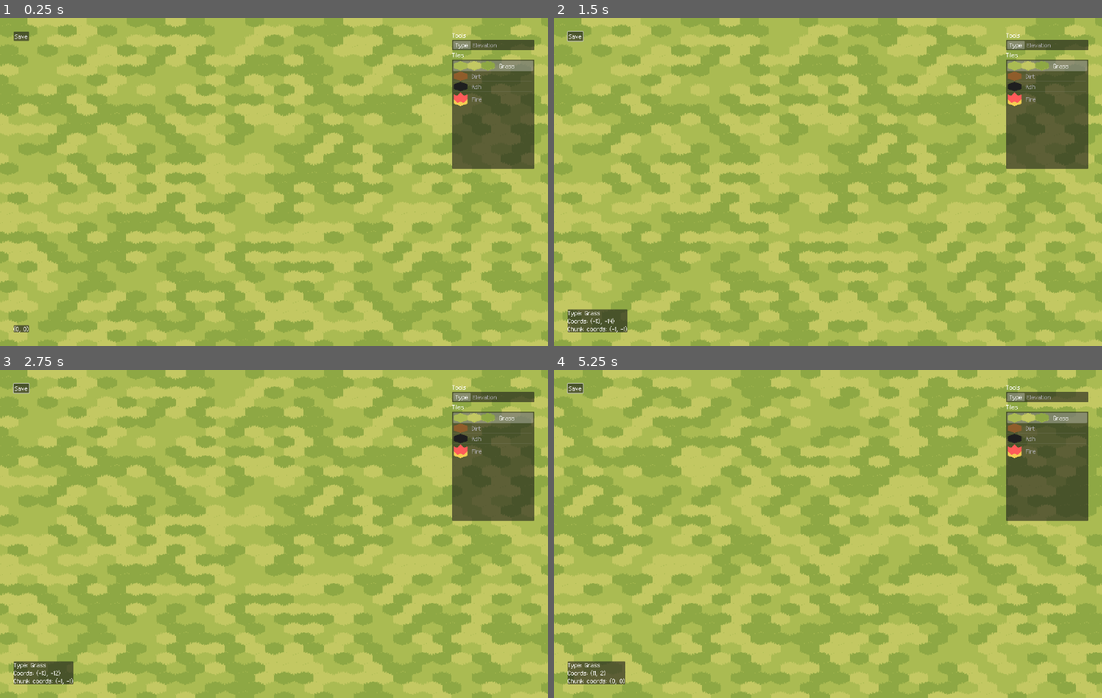
Above: before the commit, frames 1-4 (two rows, left to right).
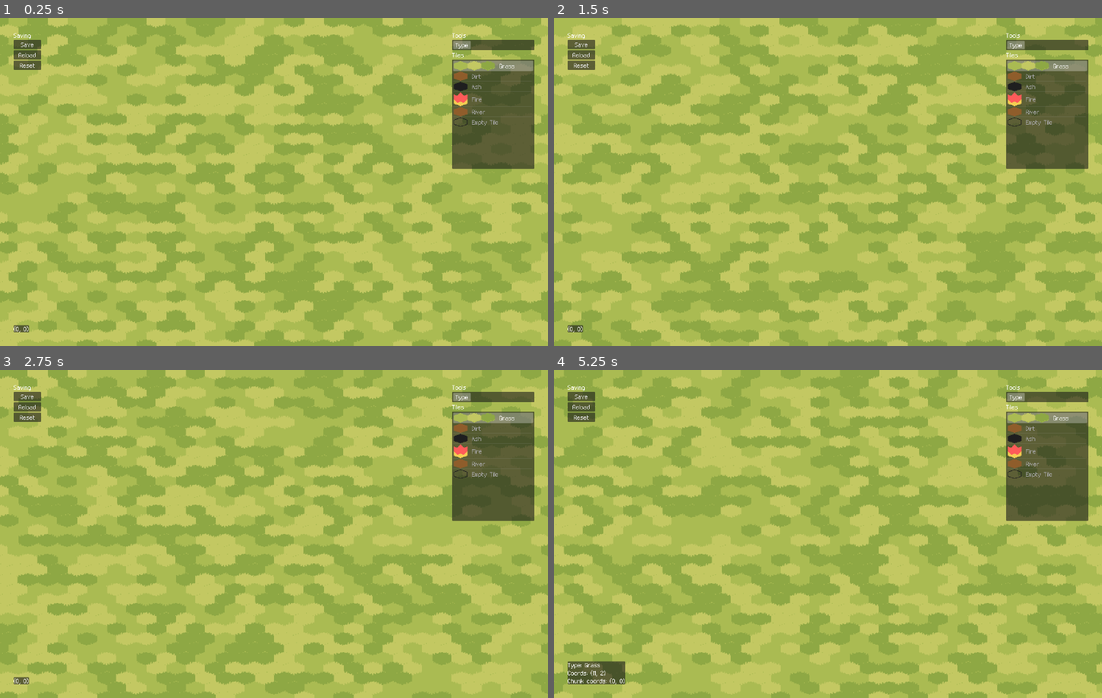
Above: after the commit, the same moments.

Repository: team-fow/riviver
Game: Godot game, scene res://scenes/game/game.tscn
Two runs of this game, one before a commit and one after it. Both use one fixed random seed, a clock stepped at 60 frames per second and the inputs below.
Inputs (mouse positions are in pixels of both pictures, inside the frame that each line leads up to):
- Up to frame 1 (0.25 s): no input
- Up to frame 2 (1.5 s): click "Save" at 0.5 s; click (581, 54) at 1.25 s, where only the run after the commit has a clickable "Reload"
- Up to frame 3 (2.75 s): click (27, 415) at 2 s, where only the run after the commit has a clickable "Reset"
- Up to frame 4 (5.25 s): move the mouse to (948, 517) at 2.77 s; press the mouse at (948, 517) at 2.78 s; hold D (move_right) 2.78-3.5 s; right-click (948, 517) at 3.05 s; release the mouse at (948, 517) at 3.5 s; drag from (718, 550) to (800, 599) at 3.52 s; move the mouse to (882, 461) at 4.27 s; press the mouse at (882, 461) at 4.28 s; hold D (move_right) 4.28-5 s; right-click (882, 461) at 4.55 s; release the mouse at (882, 461) at 5 s; drag from (800, 599) to (663, 484) at 5.02 s

The runs differ from the first frame. In frame 1, 58% of the frame differs, in the area x 0-100%, y 0-100%; in frame 2, 61%; in frame 3, 57%; in frame 4, 60%.

Commit message:
player object w/ material storage + river object w/ fish & cleanliness storage + tileinfo & behavior improvements + added spritesheet resource + yeag

Diff:
--- /dev/null
+++ b/assets/grime_gradient.tres
@@ -0,0 +1,4 @@
+[gd_resource type="Gradient" format=3 uid="uid://dx38tky1a0fkp"]
+
+[resource]
+colors = PackedColorArray(1, 1, 1, 1, 0.198155, 0.547371, 0.354699, 1)
--- a/project.godot
+++ b/project.godot
@@ -22,6 +22,10 @@
 
 window/size/viewport_width=2000
 window/size/viewport_height=1200
+
+[editor_plugins]
+
+enabled=PackedStringArray("res://addons/custom/plugin.cfg")
 
 [gui]
 
--- /dev/null
+++ b/resources/sprite_sheet/sprite_sheet.gd
@@ -0,0 +1,44 @@
+class_name SpriteSheet
+extends Resource
+
+enum Picking {
+	NONE, ## Uses the first (top-leftmost) sprite.
+	RANDOMIZE, ## Uses a random sprite.
+	ANIMATE, ## Uses the sprites as frames of an animation. (currently unimplemented)
+}
+
+@export var texture: Texture2D = load("res://assets/tiles/default.png") ## A sheet of sprite textures. Sprites should be of equal size.
+@export var sheet_size := Vector2i.ONE ## The number of sprites on the sprite sheet in either direction.
+@export var sheet_picking: Picking ## The method by which a sprite is chosen from the sprite sheet.
+
+@export var sprite_offset: Vector2 ## Offset applied when rendering.
+var sprite_size: Vector2i ## Calculated size of individual sprites.
+
+var color: Color ## The color of the middle of the first sprite.
+
+
+## Draws a sprite on a canvas item.
+func draw(rid: RID) -> void:
+	var target_rect := Rect2(-sprite_size/2, sprite_size)
+	var src_rect := Rect2(Vector2.ZERO, sprite_size)
+
+	target_rect.position += sprite_offset
+
+	match sheet_picking:
+		Picking.RANDOMIZE:
+			src_rect.position.x = randi() % sheet_size.x * sprite_size.x
+			src_rect.position.y = randi() % sheet_size.y * sprite_size.y
+
+	RenderingServer.canvas_item_add_texture_rect_region(rid, target_rect, texture, src_rect)
+
+
+
+# virtual
+
+func _init() -> void:
+	_init_deferred.call_deferred()
+
+
+func _init_deferred() -> void:
+	sprite_size = Vector2i(texture.get_size()) / sheet_size
+	color = texture.get_image().get_pixel(12, 8)
--- /dev/null
+++ b/resources/sprite_sheet/water.tres
@@ -0,0 +1,11 @@
+[gd_resource type="Resource" script_class="SpriteSheet" load_steps=3 format=3 uid="uid://buapq1t55f7ok"]
+
+[ext_resource type="Script" path="res://resources/sprite_sheet/sprite_sheet.gd" id="1_ursfo"]
+[ext_resource type="Texture2D" uid="uid://byw01nmm6eb83" path="res://assets/tiles/water.png" id="2_xafcr"]
+
+[resource]
+script = ExtResource("1_ursfo")
+texture = ExtResource("2_xafcr")
+sheet_size = Vector2i(1, 1)
+sheet_picking = 0
+sprite_offset = Vector2(0, 0)
--- /dev/null
+++ b/resources/tile_behavior/river.gd
@@ -0,0 +1,27 @@
+extends TileBehavior
+
+const MAX_GRIME: int = 3 ## Maximum grime value.
+
+var grime: int : set = _set_grime ## Water dirtiness. Clamped from 0 to MAX_GRIME.
+
+var _water_rid: RID = RenderingServer.canvas_item_create() ## Used for rendering water.
+var _water_sprite_sheet: SpriteSheet = load("res://resources/sprite_sheet/water.tres") ## Used for drawing water.
+var _grime_gradient: Gradient = load("res://assets/grime_gradient.tres") ## Sampled when modulating water color.
+
+
+func start() -> void:
+	RenderingServer.canvas_item_set_parent(_water_rid, tile.rid)
+	_water_sprite_sheet.draw(_water_rid)
+	grime = randi_range(0, MAX_GRIME)
+	Game.river.track_tile(tile)
+
+
+func stop() -> void:
+	Game.river.untrack_tile(tile)
+	RenderingServer.free_rid(_water_rid)
+
+
+# Clamps grime between 0 and MAX_GRIME.
+func _set_grime(value: int) -> void:
+	grime = clampi(value, 0, MAX_GRIME)
+	RenderingServer.canvas_item_set_modulate(_water_rid, Color(_grime_gradient.sample(float(grime) / MAX_GRIME), 0.5))
--- a/resources/tile_behavior/tile_behavior.gd
+++ b/resources/tile_behavior/tile_behavior.gd
@@ -1,10 +1,22 @@
 class_name TileBehavior
+## Handles custom tile behavior logic.
 
-var tile: Tile
-var is_tick_queued: bool
+var tile: Tile ## The tile this behavior is attached to.
+var is_tick_queued: bool ## Whether a tick has already been queued this frame.
 
 
+## Called when attached to a tile.
+func start() -> void:
+	pass
+
+
+## Called when the tile is ticked.
 func tick() -> void:
+	pass
+
+
+## Called when the behavior is about to be unattached (i.e. the tile changes type).
+func stop() -> void:
 	pass
 
 
--- a/resources/tile_info/ash.tres
+++ b/resources/tile_info/ash.tres
@@ -1,11 +1,17 @@
-[gd_resource type="Resource" script_class="TileInfo" load_steps=3 format=3 uid="uid://2y5pvkfl8gc0"]
+[gd_resource type="Resource" script_class="TileInfo" load_steps=5 format=3 uid="uid://2y5pvkfl8gc0"]
 
 [ext_resource type="Script" path="res://resources/tile_info/tile_info.gd" id="1_m5usu"]
 [ext_resource type="Texture2D" uid="uid://3q08fe5x37rb" path="res://assets/tiles/ash.png" id="1_y64mv"]
+[ext_resource type="Script" path="res://resources/sprite_sheet/sprite_sheet.gd" id="2_nxpuy"]
+
+[sub_resource type="Resource" id="Resource_fswqg"]
+script = ExtResource("2_nxpuy")
+texture = ExtResource("1_y64mv")
+sheet_size = Vector2i(1, 1)
+sheet_picking = 0
+sprite_offset = Vector2(0, 0)
 
 [resource]
 script = ExtResource("1_m5usu")
 name = "Ash"
-sprite_sheet = ExtResource("1_y64mv")
-sprite_sheet_size = Vector2i(1, 1)
-sprite_sheet_picking = 0
+sprite_sheet = SubResource("Resource_fswqg")
--- a/resources/tile_info/dirt.tres
+++ b/resources/tile_info/dirt.tres
@@ -1,11 +1,17 @@
-[gd_resource type="Resource" script_class="TileInfo" load_steps=3 format=3 uid="uid://bfeo3tsu5bc4e"]
+[gd_resource type="Resource" script_class="TileInfo" load_steps=5 format=3 uid="uid://bfeo3tsu5bc4e"]
 
 [ext_resource type="Script" path="res://resources/tile_info/tile_info.gd" id="1_c2mqs"]
 [ext_resource type="Texture2D" uid="uid://t84usn6tv7k3" path="res://assets/tiles/dirt.png" id="1_kt865"]
+[ext_resource type="Script" path="res://resources/sprite_sheet/sprite_sheet.gd" id="2_6cx10"]
+
+[sub_resource type="Resource" id="Resource_j77qg"]
+script = ExtResource("2_6cx10")
+texture = ExtResource("1_kt865")
+sheet_size = Vector2i(1, 1)
+sheet_picking = 0
+sprite_offset = Vector2(0, 0)
 
 [resource]
 script = ExtResource("1_c2mqs")
 name = "Dirt"
-sprite_sheet = ExtResource("1_kt865")
-sprite_sheet_size = Vector2i(1, 1)
-sprite_sheet_picking = 0
+sprite_sheet = SubResource("Resource_j77qg")
--- a/resources/tile_info/fire.tres
+++ b/resources/tile_info/fire.tres
@@ -1,18 +1,23 @@
-[gd_resource type="Resource" script_class="TileInfo" load_steps=5 format=3 uid="uid://dy5wfhgthlflx"]
+[gd_resource type="Resource" script_class="TileInfo" load_steps=7 format=3 uid="uid://dy5wfhgthlflx"]
 
 [ext_resource type="Script" path="res://resources/tile_info/tile_info.gd" id="1_pqefx"]
 [ext_resource type="Texture2D" uid="uid://b5xh81m5jrn5x" path="res://assets/tiles/fire.png" id="1_u02jd"]
 [ext_resource type="Script" path="res://resources/tile_behavior/fire.gd" id="3_1h2t6"]
+[ext_resource type="Script" path="res://resources/sprite_sheet/sprite_sheet.gd" id="3_rn367"]
 
 [sub_resource type="CanvasItemMaterial" id="CanvasItemMaterial_84dcn"]
 light_mode = 1
 
+[sub_resource type="Resource" id="Resource_4xlxp"]
+script = ExtResource("3_rn367")
+texture = ExtResource("1_u02jd")
+sheet_size = Vector2i(1, 1)
+sheet_picking = 0
+sprite_offset = Vector2(0, -5)
+
 [resource]
 script = ExtResource("1_pqefx")
 name = "Fire"
-sprite_sheet = ExtResource("1_u02jd")
-sprite_sheet_size = Vector2i(1, 1)
-sprite_sheet_picking = 0
-sprite_offset = Vector2(0, -5)
+sprite_sheet = SubResource("Resource_4xlxp")
 material = SubResource("CanvasItemMaterial_84dcn")
 behavior = ExtResource("3_1h2t6")
--- a/resources/tile_info/grass.tres
+++ b/resources/tile_info/grass.tres
@@ -1,13 +1,19 @@
-[gd_resource type="Resource" script_class="TileInfo" load_steps=4 format=3 uid="uid://7ltrgveyttoc"]
+[gd_resource type="Resource" script_class="TileInfo" load_steps=6 format=3 uid="uid://7ltrgveyttoc"]
 
 [ext_resource type="Script" path="res://resources/tile_info/tile_info.gd" id="1_8tply"]
 [ext_resource type="Script" path="res://resources/tile_behavior/grass.gd" id="1_c2il1"]
 [ext_resource type="Texture2D" uid="uid://bsguveo4ri71r" path="res://assets/tiles/grass.png" id="1_lk0dv"]
+[ext_resource type="Script" path="res://resources/sprite_sheet/sprite_sheet.gd" id="3_cf2vv"]
+
+[sub_resource type="Resource" id="Resource_0p76r"]
+script = ExtResource("3_cf2vv")
+texture = ExtResource("1_lk0dv")
+sheet_size = Vector2i(3, 1)
+sheet_picking = 1
+sprite_offset = Vector2(0, 0)
 
 [resource]
 script = ExtResource("1_8tply")
 name = "Grass"
-sprite_sheet = ExtResource("1_lk0dv")
-sprite_sheet_size = Vector2i(3, 1)
-sprite_sheet_picking = 1
+sprite_sheet = SubResource("Resource_0p76r")
 behavior = ExtResource("1_c2il1")
--- /dev/null
+++ b/resources/tile_info/none.tres
@@ -0,0 +1,17 @@
+[gd_resource type="Resource" script_class="TileInfo" load_steps=5 format=3 uid="uid://cluophea63d4p"]
+
+[ext_resource type="Script" path="res://resources/tile_info/tile_info.gd" id="1_kvt88"]
+[ext_resource type="Script" path="res://resources/sprite_sheet/sprite_sheet.gd" id="2_4u8is"]
+[ext_resource type="Texture2D" uid="uid://cd626hwn2es4g" path="res://assets/tiles/default.png" id="3_dmpgh"]
+
+[sub_resource type="Resource" id="Resource_pl73q"]
+script = ExtResource("2_4u8is")
+texture = ExtResource("3_dmpgh")
+sheet_size = Vector2i(1, 1)
+sheet_picking = 0
+sprite_offset = Vector2(0, 0)
+
+[resource]
+script = ExtResource("1_kvt88")
+name = "Empty Tile"
+sprite_sheet = SubResource("Resource_pl73q")
--- /dev/null
+++ b/resources/tile_info/river.tres
@@ -0,0 +1,19 @@
+[gd_resource type="Resource" script_class="TileInfo" load_steps=6 format=3 uid="uid://d24pelxvcfeod"]
+
+[ext_resource type="Script" path="res://resources/tile_info/tile_info.gd" id="1_pe1c5"]
+[ext_resource type="Script" path="res://resources/tile_behavior/river.gd" id="1_ptfsi"]
+[ext_resource type="Script" path="res://resources/sprite_sheet/sprite_sheet.gd" id="3_36rhq"]
+[ext_resource type="Texture2D" uid="uid://t84usn6tv7k3" path="res://assets/tiles/dirt.png" id="3_cgp0n"]
+
+[sub_resource type="Resource" id="Resource_bn4uf"]
+script = ExtResource("3_36rhq")
+texture = ExtResource("3_cgp0n")
+sheet_size = Vector2i(1, 1)
+sheet_picking = 0
+sprite_offset = Vector2(0, 0)
+
+[resource]
+script = ExtResource("1_pe1c5")
+name = "River"
+sprite_sheet = SubResource("Resource_bn4uf")
+behavior = ExtResource("1_ptfsi")
--- a/resources/tile_info/tile_info.gd
+++ b/resources/tile_info/tile_info.gd
@@ -1,33 +1,7 @@
 class_name TileInfo
 extends Resource
 
-enum SpriteSheetPicking {
-	NONE, ## Uses the first (top-leftmost) sprite.
-	RANDOMIZE, ## Uses a random sprite.
-	ANIMATE, ## Uses the sprites as frames of an animation. (currently unimplemented)
-}
-
 @export var name: String ## The name of the tile.
-
-@export var sprite_sheet: Texture2D = load("res://assets/tiles/default.png") ## A sheet of textures used by the tile.
-@export var sprite_sheet_size := Vector2i.ONE ## The number of sprites on the sprite sheet in either direction.
-@export var sprite_sheet_picking: SpriteSheetPicking ## The method by which a sprite is chosen from the sprite sheet.
-@export var sprite_offset: Vector2 ## Offset applied when rendering.
-var sprite_size: Vector2i ## The size of individual tile sprites.
-var color: Color ## The color of the middle of the first sprite.
-
+@export var sprite_sheet: SpriteSheet ## Sprite sheet rendered by the tile.
 @export var material: Material ## Material applied when rendering.
-
 @export var behavior: GDScript ## Custom behavior script.
-
-
-
-# virtual
-
-func _init() -> void:
-	_init_deferred.call_deferred()
-
-
-func _init_deferred() -> void:
-	sprite_size = Vector2i(sprite_sheet.get_size()) / sprite_sheet_size
-	color = sprite_sheet.get_image().get_pixel(12, 8)
--- a/scenes/debug/editor/editor.gd
+++ b/scenes/debug/editor/editor.gd
@@ -1,12 +1,12 @@
 extends CanvasLayer
 
-enum Tool {TYPE, ELEVATION}
+enum Tool {TYPE}
 
 var tool: Tool
 var type: Tile.Type
 
-@onready var tool_list: ItemList = $Margins/VBox/Tools
-@onready var tile_list: ItemList = $Margins/VBox/Tiles
+@onready var tool_list: ItemList = $Margins/Toolbox/Tools
+@onready var tile_list: ItemList = $Margins/Toolbox/Tiles
 @onready var coords_label: Label = $Margins/Bar/Label
 
 
@@ -17,13 +17,6 @@
 		Tool.TYPE:
 			if Input.is_action_pressed("click"):
 				Game.grid.get_tile(coords).type = type
-
-		Tool.ELEVATION:
-			var tile: Tile = Game.grid.get_tile(coords)
-			if Input.is_action_pressed("click"):
-				tile.elevation += 1
-			elif Input.is_action_pressed("right_click"):
-				tile.elevation -= 1
 
 	if event is InputEventMouseMotion:
 		var chunk: GridChunk = Game.grid.get_chunk(Grid.get_chunk_coords(coords))
@@ -40,7 +33,7 @@
 
 func _ready() -> void:
 	for info: TileInfo in Library.tiles:
-		tile_list.add_item(info.name, info.sprite_sheet)
+		tile_list.add_item(info.name, info.sprite_sheet.texture)
 
 	tool_list.select(0)
 	tile_list.select(0)
@@ -52,3 +45,20 @@
 
 func _on_tool_selected(idx: int) -> void:
 	tool = idx as Tool
+
+
+
+# saving loading
+
+func _on_save_pressed() -> void:
+	Game.write()
+
+
+func _on_reload_pressed() -> void:
+	get_tree().reload_current_scene()
+
+
+func _on_reset_pressed() -> void:
+	Game.file.clear()
+	DirAccess.remove_absolute("user://save.ini")
+	get_tree().reload_current_scene()
--- a/scenes/debug/editor/editor.tscn
+++ b/scenes/debug/editor/editor.tscn
@@ -17,29 +17,28 @@
 theme_override_constants/margin_right = 50
 theme_override_constants/margin_bottom = 50
 
-[node name="VBox" type="VBoxContainer" parent="Margins"]
+[node name="Toolbox" type="VBoxContainer" parent="Margins"]
 layout_mode = 2
 size_flags_horizontal = 8
 size_flags_vertical = 0
 
-[node name="ToolsLabel" type="Label" parent="Margins/VBox"]
+[node name="ToolsLabel" type="Label" parent="Margins/Toolbox"]
 layout_mode = 2
 text = "Tools"
 
-[node name="Tools" type="ItemList" parent="Margins/VBox"]
+[node name="Tools" type="ItemList" parent="Margins/Toolbox"]
 layout_mode = 2
 theme_override_constants/h_separation = 16
 auto_height = true
-item_count = 2
+item_count = 1
 max_columns = 2
 item_0/text = "Type"
-item_1/text = "Elevation"
 
-[node name="TilesLabel" type="Label" parent="Margins/VBox"]
+[node name="TilesLabel" type="Label" parent="Margins/Toolbox"]
 layout_mode = 2
 text = "Tiles"
 
-[node name="Tiles" type="ItemList" parent="Margins/VBox"]
+[node name="Tiles" type="ItemList" parent="Margins/Toolbox"]
 custom_minimum_size = Vector2(300, 400)
 layout_mode = 2
 size_flags_horizontal = 8
@@ -47,6 +46,28 @@
 theme_override_constants/icon_margin = 16
 allow_search = false
 icon_scale = 2.0
+
+[node name="Saving" type="VBoxContainer" parent="Margins"]
+custom_minimum_size = Vector2(100, 0)
+layout_mode = 2
+size_flags_horizontal = 0
+size_flags_vertical = 0
+
+[node name="Label" type="Label" parent="Margins/Saving"]
+layout_mode = 2
+text = "Saving"
+
+[node name="Save" type="Button" parent="Margins/Saving"]
+layout_mode = 2
+text = "Save"
+
+[node name="Reload" type="Button" parent="Margins/Saving"]
+layout_mode = 2
+text = "Reload"
+
+[node name="Reset" type="Button" parent="Margins/Saving"]
+layout_mode = 2
+text = "Reset"
 
 [node name="Bar" type="PanelContainer" parent="Margins"]
 layout_mode = 2
@@ -57,6 +78,9 @@
 layout_mode = 2
 text = "(0, 0)"
 
-[connection signal="item_selected" from="Margins/VBox/Tools" to="." method="_on_tool_selected"]
-[connection signal="hidden" from="Margins/VBox/Tiles" to="Margins/VBox/Tiles" method="deselect_all"]
-[connection signal="item_selected" from="Margins/VBox/Tiles" to="." method="_on_tile_selected"]
+[connection signal="item_selected" from="Margins/Toolbox/Tools" to="." method="_on_tool_selected"]
+[connection signal="hidden" from="Margins/Toolbox/Tiles" to="Margins/Toolbox/Tiles" method="deselect_all"]
+[connection signal="item_selected" from="Margins/Toolbox/Tiles" to="." method="_on_tile_selected"]
+[connection signal="pressed" from="Margins/Saving/Save" to="." method="_on_save_pressed"]
+[connection signal="pressed" from="Margins/Saving/Reload" to="." method="_on_reload_pressed"]
+[connection signal="pressed" from="Margins/Saving/Reset" to="." method="_on_reset_pressed"]
--- a/scenes/debug/map.gd
+++ b/scenes/debug/map.gd
@@ -18,7 +18,7 @@
 
 
 func draw_tile(tile: Tile) -> void:
-	draw_rect(Rect2(tile.coords.x * 2, tile.coords.y, 2, 1), tile.get_info().color)
+	draw_rect(Rect2(tile.coords.x * 2, tile.coords.y, 2, 1), tile.get_info().sprite_sheet.color)
 
 
 
--- a/scenes/game/game.gd
+++ b/scenes/game/game.gd
@@ -1,23 +1,39 @@
 class_name Game
 extends Node2D
-## Manages the game state.
+## Manages helper objects and savefiles.
 
-static var save_idx: int
 static var file := ConfigFile.new() ## Player savefile.
-static var config := ConfigFile.new() ## Settings.
+static var config := ConfigFile.new() ## Settings savefile.
 
 static var grid: Grid ## Manages tiles.
+static var river: River ## Manages the river state.
+static var player: Player ## Manages player cards & materials.
 static var tick_timer: Timer ## Coordinates ticks.
+
+
+## Writes the current game state to file.
+static func write() -> void:
+	for chunk: GridChunk in grid.get_loaded_chunks():
+		chunk.write_to_file()
+	file.save("user://save.ini")
+
+
+## Reads and restores the game state from a file.
+static func read() -> void:
+	file.load("res://default_save.ini")
+	file.load("user://save.ini")
 
 
 
 # virtual
 
+func _enter_tree() -> void:
+	read()
+
+
 func _ready() -> void:
 	# setting shorthand variables
 	grid = $Grid
+	river = $River
+	player = $Player
 	tick_timer = $TickTimer
-
-
-func _exit_tree() -> void:
-	file.save("user://save.ini")
--- a/scenes/game/game.tscn
+++ b/scenes/game/game.tscn
@@ -1,10 +1,12 @@
-[gd_scene load_steps=6 format=3 uid="uid://262wfv063anm"]
+[gd_scene load_steps=8 format=3 uid="uid://262wfv063anm"]
 
 [ext_resource type="Script" path="res://scenes/game/game.gd" id="1_tllol"]
 [ext_resource type="PackedScene" uid="uid://bgbhlhlnbj02o" path="res://scenes/ui/ui.tscn" id="2_42qev"]
 [ext_resource type="Script" path="res://scenes/grid/grid.gd" id="3_47w66"]
 [ext_resource type="Script" path="res://scenes/game/camera.gd" id="4_70hti"]
+[ext_resource type="Script" path="res://scenes/game/river.gd" id="4_uc3ti"]
 [ext_resource type="Script" path="res://scenes/game/daytime_modulate.gd" id="5_5kbi3"]
+[ext_resource type="Script" path="res://scenes/game/player.gd" id="5_cgng6"]
 
 [node name="Game" type="Node2D"]
 script = ExtResource("1_tllol")
@@ -28,6 +30,12 @@
 y_sort_enabled = true
 script = ExtResource("3_47w66")
 
+[node name="River" type="Node" parent="."]
+script = ExtResource("4_uc3ti")
+
+[node name="Player" type="Node" parent="."]
+script = ExtResource("5_cgng6")
+
 [node name="Camera" type="Camera2D" parent="."]
 zoom = Vector2(3, 3)
 script = ExtResource("4_70hti")
@@ -37,5 +45,4 @@
 autostart = true
 
 [node name="DaytimeModulate" type="CanvasModulate" parent="."]
-visible = false
 script = ExtResource("5_5kbi3")
--- /dev/null
+++ b/scenes/game/player.gd
@@ -0,0 +1,20 @@
+class_name Player
+extends Node
+## Manages player cards & materials.
+
+enum MaterialType {
+	TRASH,
+	FOOD,
+	LUMBER,
+	ENERGY,
+	RAINDROPS,
+}
+
+var materials: Array[MaterialType] ## List of material counts. Index with MaterialType.
+
+
+
+# virtual
+
+func _init() -> void:
+	materials.resize(MaterialType.size())
--- /dev/null
+++ b/scenes/game/river.gd
@@ -0,0 +1,35 @@
+class_name River
+extends Node
+## Manages the river state.
+
+var tiles: Array[Tile] ## Tiles part of the river. Should only contain river tiles.
+var cleanliness: float ## Average water cleanliness. Ranges from 0 to 1.
+
+var fish: int ## Number of fish in the river.
+
+
+
+# cleanliness
+
+## Starts tracking a tile as part of the river. Only use with river tiles.
+func track_tile(tile: Tile) -> void:
+	assert(tile.type == Tile.Type.RIVER)
+	tiles.append(tile)
+	_adjust_cleanliness(_get_cleanliness(tile), tiles.size() - 1)
+
+
+## Stops tracking a tile.
+func untrack_tile(tile: Tile) -> void:
+	assert(tile in tiles)
+	tiles.erase(tile)
+	_adjust_cleanliness(-_get_cleanliness(tile), tiles.size() + 1)
+
+
+# Adjusts cleanliness by adding a value to the raw score and then reaveraging it over the tile count.
+func _adjust_cleanliness(value: float, old_size: int) -> void:
+	cleanliness = (cleanliness * old_size + value) / tiles.size()
+
+
+# Returns a tile's cleanliness.
+func _get_cleanliness(tile: Tile) -> float:
+	return 1.0 - float(tile.behavior.grime) / tile.behavior.MAX_GRIME
--- a/scenes/grid/grid_chunk.gd
+++ b/scenes/grid/grid_chunk.gd
@@ -56,7 +56,9 @@
 func generate() -> void:
 	sends_ticks = false
 
-	pass
+	for x: int in SIZE.x:
+		for y: int in SIZE.y:
+			_tiles[x][y].type = Tile.Type.GRASS
 
 	sends_ticks = true
 
@@ -82,7 +84,7 @@
 	for x: int in SIZE.x:
 		_tiles[x].resize(SIZE.y)
 		for y: int in SIZE.y:
-			_tiles[x][y] = Tile.new(Tile.Type.GRASS, tile_offset + Vector2i(x, y))
+			_tiles[x][y] = Tile.new(tile_offset + Vector2i(x, y))
 
 	sends_ticks = true
 
--- a/scenes/grid/tile.gd
+++ b/scenes/grid/tile.gd
@@ -2,22 +2,20 @@
 ## A tile on the grid.
 
 enum Type {
-	NONE = -1,
 	GRASS,
 	DIRT,
 	ASH,
 	FIRE,
+	RIVER,
+	NONE,
 }
 
 const SIZE := Vector2(24, 16) ## Size, in pixels.
-const CLIFF_COLOR_1 := Color("#867b74")
-const CLIFF_COLOR_2 := Color("#705d5b")
 
 var type: Type = Type.NONE : set = _set_type ## Type ID. Affects the tile's rendering and behavior.
 var behavior: TileBehavior ## Recieves ticks and runs tick logic.
 
 var coords: Vector2i : set = _set_coords ## The tile's grid coordinates.
-var elevation: int : set = _set_elevation ## The tile's elevation. Applied as a vertical offset. Can't go below 0.
 
 var rid: RID = RenderingServer.canvas_item_create() ## A canvas item ID. Used for rendering.
 var transform: Transform2D ## The transform applied to this tile.
@@ -30,12 +28,6 @@
 func _set_coords(value: Vector2i) -> void:
 	coords = value
 	set_position(Grid.coords_to_point(coords))
-
-
-# Sets elevation and redraws.
-func _set_elevation(value: int) -> void:
-	elevation = max(value, 0)
-	_redraw()
 
 
 ## Returns the six adjacent tiles. Omits nonexistent tiles.
@@ -54,8 +46,11 @@
 func _set_type(value: Type) -> void:
 	if type == value: return
 	type = value
+	_redraw()
+	# behavior
+	if behavior: behavior.stop()
 	behavior = get_info().behavior.new(self) if get_info().behavior else null
-	_redraw()
+	if behavior: behavior.start()
 	# ticking
 	var chunk: GridChunk = Game.grid.get_chunk(Grid.get_chunk_coords(coords))
 	if chunk and chunk.sends_ticks:
@@ -83,36 +78,12 @@
 
 # rendering
 
+# Redraws the tile based on the current tile type.
 func _redraw() -> void:
+	var info: TileInfo = get_info()
 	RenderingServer.canvas_item_clear(rid)
-	RenderingServer.canvas_item_set_parent(rid, Game.grid.get_canvas_item())
-
-	if get_info().material:
-		RenderingServer.canvas_item_set_material(rid, get_info().material.get_rid())
-
-	if elevation:
-		var cliff_rect := Rect2(-12, 12 - elevation, 12, 12 + elevation)
-		RenderingServer.canvas_item_add_rect(rid, cliff_rect, CLIFF_COLOR_1)
-		cliff_rect.position.x += 12
-		RenderingServer.canvas_item_add_rect(rid, cliff_rect, CLIFF_COLOR_2)
-
-	_draw_sprite(get_info())
-
-
-# Draws a sprite.
-func _draw_sprite(info: TileInfo) -> void:
-	var target_rect := Rect2(-info.sprite_size/2, info.sprite_size)
-	var src_rect := Rect2(Vector2.ZERO, info.sprite_size)
-
-	target_rect.position += info.sprite_offset
-	target_rect.position.y -= elevation
-
-	match info.sprite_sheet_picking:
-		TileInfo.SpriteSheetPicking.RANDOMIZE:
-			src_rect.position.x = randi() % info.sprite_sheet_size.x * info.sprite_size.x
-			src_rect.position.y = randi() % info.sprite_sheet_size.y * info.sprite_size.y
-
-	RenderingServer.canvas_item_add_texture_rect_region(rid, target_rect, info.sprite_sheet, src_rect)
+	RenderingServer.canvas_item_set_material(rid, info.material.get_rid() if info.material else RID())
+	info.sprite_sheet.draw(rid)
 
 
 ## Sets where the tile is rendered.
@@ -137,9 +108,9 @@
 
 # virtual
 
-func _init(type: Type, coords: Vector2i) -> void:
+func _init(coords: Vector2i) -> void:
 	self.coords = coords
-	self.type = type
+	RenderingServer.canvas_item_set_parent(rid, Game.grid.get_canvas_item())
 
 
 func _to_string() -> String:
--- a/scenes/library.gd
+++ b/scenes/library.gd
@@ -5,7 +5,7 @@
 
 
 func _ready() -> void:
-	_load_info("tile_info", Tile.Type.keys().slice(1), tiles)
+	_load_info("tile_info", Tile.Type.keys(), tiles)
 
 
 func _load_info(folder: String, filenames: PackedStringArray, target_array: Array) -> void:
--- a/scenes/ui/ui.tscn
+++ b/scenes/ui/ui.tscn
@@ -1,15 +1,7 @@
-[gd_scene load_steps=4 format=3 uid="uid://bgbhlhlnbj02o"]
+[gd_scene load_steps=3 format=3 uid="uid://bgbhlhlnbj02o"]
 
 [ext_resource type="PackedScene" uid="uid://deg1lwogfdqdi" path="res://scenes/debug/editor/editor.tscn" id="1_jbr5h"]
 [ext_resource type="Script" path="res://scenes/debug/map.gd" id="2_kl14l"]
-
-[sub_resource type="GDScript" id="GDScript_gyedq"]
-script/source = "extends Button
-
-
-func _pressed() -> void:
-	Game.file.save(\"user://save.ini\")
-"
 
 [node name="UI" type="CanvasLayer"]
 
@@ -34,10 +26,3 @@
 size_flags_horizontal = 4
 size_flags_vertical = 4
 script = ExtResource("2_kl14l")
-
-[node name="Button" type="Button" parent="Margins"]
-layout_mode = 2
-size_flags_horizontal = 0
-size_flags_vertical = 0
-text = "Save"
-script = SubResource("GDScript_gyedq")
Binary file added: assets/tiles/water.png
Not shown, added: assets/tiles/water.png.import
Not shown, added: default_save.ini
